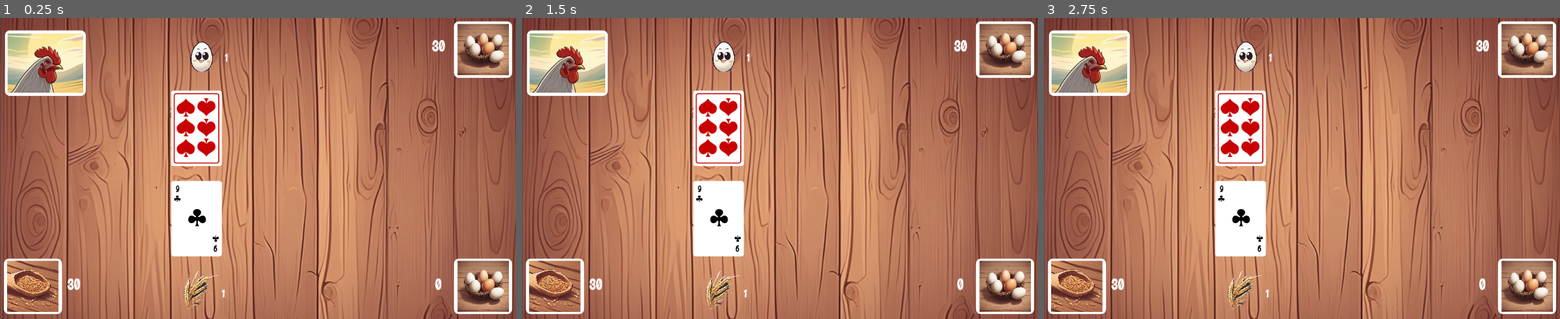
Above: before the commit, frames 1-3 (left to right).
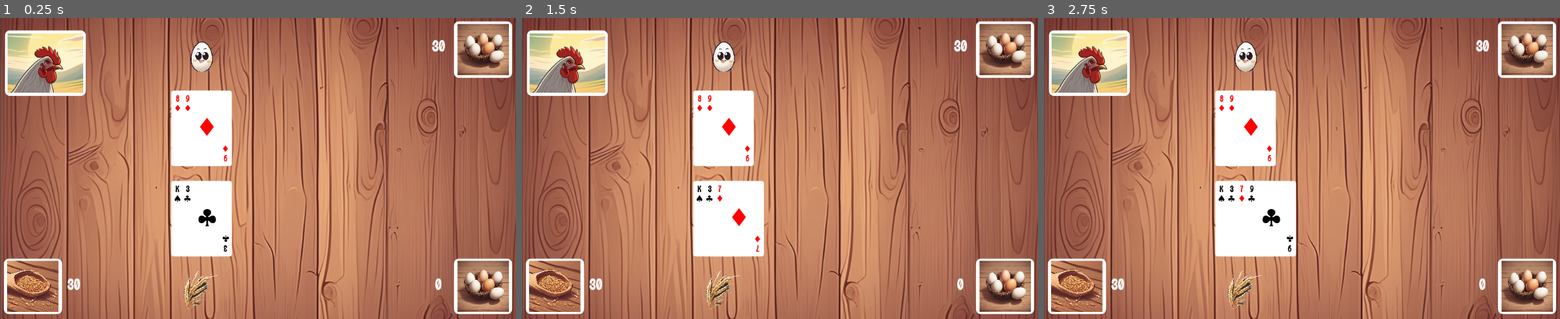
Above: after the commit, the same moments.

Repository: yakushev85/BlackJackWithChicken
Game: Godot game, scene res://GameTable.tscn
The game is run twice, just before and just after one commit, with the same random seed, the same clock (stepped at 60 frames per second) and the same inputs.
Inputs (mouse positions are in pixels of both pictures, inside the frame that each line leads up to):
- Up to frame 1 (0.25 s): no input
- Up to frame 2 (1.5 s): tap Enter at 0.5 s; move the mouse to (893, 153) at 0.52 s; click (893, 153) at 0.67 s; tap Space at 1.25 s; move the mouse to (676, 183) at 1.27 s; click (676, 183) at 1.42 s
- Up to frame 3 (2.75 s): tap Enter at 2 s; move the mouse to (1353, 102) at 2.02 s; click (1353, 102) at 2.17 s

The runs differ from the first frame. In frame 1, 2.4% of the frame differs, in the area x 33-45%, y 11-93%; in frame 2, 3.0%; in frame 3, 3.4%, in the area x 33-49%, y 11-93%.

Commit message:
add basic logic

Diff:
--- a/app/GameTable.gd
+++ b/app/GameTable.gd
@@ -1,9 +1,112 @@
 extends Node2D
 
+export (PackedScene) var card_item_type
+export (PackedScene) var player_bid_item_type
+export (PackedScene) var chicken_bid_item_type
+
+var ALL_PREVAL = ["A", "2", "3", "4", "5", "6", "7", "8", "9", "10", "J", "Q", "K"]
+var ALL_SYM = ["1", "2", "c", "s"]
+
+var deck_of_cardids = []
+var player_cards = []
+var chicken_cards = []
+
+var chicken_bid_value = 0
+var player_bid_value = 0
 
 func _ready():
-	$ChickenCardHolder/Card.generate_r()
-	$ChickenCardHolder/Card.set_bstatus(true)
+	randomize()
+	init_deck()
+	init_cards()
+	init_player_bids()
+	init_chicken_bids()
+	print(deck_of_cardids)
+	print(player_bid_value, ", ", chicken_bid_value)
 
-	$PlayerCardHolder/Card2.generate_r()
-	$PlayerCardHolder/Card2.set_bstatus(false)
+
+func init_deck():
+	for preval in ALL_PREVAL:
+		for sym in ALL_SYM:
+			deck_of_cardids.append(preval + ":" + sym)
+
+
+func get_card_from_deck():
+	var nextCardIndex = randi() % deck_of_cardids.size()
+	var nextCard = deck_of_cardids[nextCardIndex]
+	deck_of_cardids.remove(nextCardIndex)
+	return nextCard
+
+
+func add_card(card_holder, card_index, card_id):
+	var card = card_item_type.instance()
+	card.position.x = card_index*20
+	card.set_cardid(card_id)
+	card_holder.add_child(card)
+	# for debug set bstatus
+	card.set_bstatus(false)
+	return card
+
+
+func init_cards():
+	for i in range(2):
+		chicken_cards.append(add_card($ChickenCardHolder, i, get_card_from_deck()))
+		player_cards.append(add_card($PlayerCardHolder, i, get_card_from_deck()))
+
+
+func get_cards_sum(acards):
+	var asum = [0, ]
+
+	for icard in acards:
+		var card_val = icard.get_card_val()
+		for i in range(asum.size()):
+			asum[i] = asum[i] + card_val
+
+		if card_val == 11:
+			var tsum = []
+			for i in range(asum.size()):
+				tsum.append(asum[i] - 10)
+			asum.append_array(tsum)
+
+	var rsum = -1
+
+	for i in range(asum.size()):
+		if (asum[i] > rsum) and (asum[i] <= 21):
+			rsum = asum[i]
+
+	return rsum
+
+func add_bid(bid_holder, bid_index, bit_type):
+	var bid_item = bit_type.instance()
+	bid_item.position.x = bid_index*20
+	bid_holder.add_child(bid_item)
+
+
+func init_player_bids():
+	player_bid_value = 0
+	add_bid($PlayerBidHolder, 0, player_bid_item_type)
+	player_bid_value = player_bid_value + 1
+
+
+func init_chicken_bids():
+	chicken_bid_value = 0
+	add_bid($ChickenBidHolder, 0, chicken_bid_item_type)
+	chicken_bid_value = chicken_bid_value + 1
+
+
+func _input(event):
+	if event is InputEventMouseButton and not (event as InputEventMouseButton).is_pressed():
+		#(event.position.x, event.position.y)
+		var bidRectPosition = $ControlsUI/PlayerGrainsPanel.rect_global_position
+		var bidRectSize = $ControlsUI/PlayerGrainsPanel.rect_size
+
+		if player_bid_value < 5:
+			if (event.position.x >= bidRectPosition.x) and (event.position.y >= bidRectPosition.y) and (event.position.x <= bidRectPosition.x+bidRectSize.x) and (event.position.y <= bidRectPosition.y+bidRectSize.y):
+				add_bid($PlayerBidHolder, player_bid_value, player_bid_item_type)
+				player_bid_value = player_bid_value + 1
+				add_bid($ChickenBidHolder, chicken_bid_value, chicken_bid_item_type)
+				chicken_bid_value = chicken_bid_value + 1
+				print("added bids ", player_bid_value, " : ", chicken_bid_value)
+				return
+
+		if get_cards_sum(player_cards) >= 0:
+			player_cards.append(add_card($PlayerCardHolder, player_cards.size(), get_card_from_deck()))
--- a/app/GameTable.tscn
+++ b/app/GameTable.tscn
@@ -7,8 +7,8 @@
 [ext_resource path="res://assets/icon/eggs.png" type="Texture" id=5]
 [ext_resource path="res://Items/Card.tscn" type="PackedScene" id=6]
 [ext_resource path="res://GameTable.gd" type="Script" id=7]
-[ext_resource path="res://assets/icon/onegrain.png" type="Texture" id=8]
-[ext_resource path="res://assets/icon/funny_egg.png" type="Texture" id=9]
+[ext_resource path="res://Items/PlayerBid.tscn" type="PackedScene" id=8]
+[ext_resource path="res://Items/ChickenBid.tscn" type="PackedScene" id=9]
 
 [sub_resource type="StyleBoxFlat" id=2]
 bg_color = Color( 1, 1, 1, 1 )
@@ -21,16 +21,11 @@
 size = 30
 font_data = ExtResource( 4 )
 
-[sub_resource type="DynamicFont" id=3]
-size = 20
-font_data = ExtResource( 4 )
-
-[sub_resource type="DynamicFont" id=4]
-size = 20
-font_data = ExtResource( 4 )
-
 [node name="GameTable" type="Node2D"]
 script = ExtResource( 7 )
+card_item_type = ExtResource( 6 )
+player_bid_item_type = ExtResource( 8 )
+chicken_bid_item_type = ExtResource( 9 )
 
 [node name="WoodenBg" type="Sprite" parent="."]
 position = Vector2( 513, 500 )
@@ -119,46 +114,14 @@
 align = 1
 valign = 1
 
-[node name="PlayerBid" type="Node2D" parent="."]
+[node name="PlayerBidHolder" type="Node2D" parent="."]
+position = Vector2( 399, 540 )
 
-[node name="PlayerGrainBid" type="Sprite" parent="PlayerBid"]
-position = Vector2( 399, 540 )
-scale = Vector2( 0.1, 0.1 )
-texture = ExtResource( 8 )
-
-[node name="PlayerBidValue" type="Label" parent="PlayerBid"]
-margin_left = 424.0
-margin_top = 540.0
-margin_right = 464.0
-margin_bottom = 558.0
-custom_fonts/font = SubResource( 3 )
-text = "1"
-align = 1
-valign = 1
-
-[node name="ChickenBid" type="Node2D" parent="."]
-
-[node name="ChickenEggBid" type="Sprite" parent="ChickenBid"]
+[node name="ChickenBidHolder" type="Node2D" parent="."]
 position = Vector2( 400, 80 )
-scale = Vector2( 0.1, 0.1 )
-texture = ExtResource( 9 )
-
-[node name="ChickenBidValue" type="Label" parent="ChickenBid"]
-margin_left = 430.0
-margin_top = 70.0
-margin_right = 470.0
-margin_bottom = 88.0
-custom_fonts/font = SubResource( 4 )
-text = "1"
-align = 1
-valign = 1
 
 [node name="ChickenCardHolder" type="Node2D" parent="."]
 position = Vector2( 390, 220 )
 
-[node name="Card" parent="ChickenCardHolder" instance=ExtResource( 6 )]
-
 [node name="PlayerCardHolder" type="Node2D" parent="."]
 position = Vector2( 390, 400 )
-
-[node name="Card2" parent="PlayerCardHolder" instance=ExtResource( 6 )]
--- a/app/Items/Card.gd
+++ b/app/Items/Card.gd
@@ -1,14 +1,11 @@
 extends Node2D
-
-var ALL_PREVAL = ["A", "2", "3", "4", "5", "6", "7", "8", "9", "10", "J", "Q", "K"]
-var ALL_SYM = ["1", "2", "c", "s"]
 
 var RED_COLOR = Color("ff0000")
 var BLACK_COLOR = Color("000000")
 
 func _ready():
-	randomize()
 	set_bstatus(true)
+
 
 func set_card(preval, sym):
 	$Labels/BottomCardDigitLabel.text = preval
@@ -31,6 +28,7 @@
 		$Labels/TopCardSymLabel.add_color_override("font_color", BLACK_COLOR)
 		$Labels/CenterCardSymLabel.add_color_override("font_color", BLACK_COLOR)
 
+
 func set_bstatus(is_back):
 	if is_back:
 		$Labels.visible = false
@@ -39,14 +37,28 @@
 		$Labels.visible = true
 		$BackCard.visible = false
 
-func generate_r():
-	set_card(ALL_PREVAL[randi() % ALL_PREVAL.size()], ALL_SYM[randi() % ALL_SYM.size()])
 
 func get_preval():
 	return $Labels/TopCardDigitLabel.text
 
+
 func get_sym():
 	return $Labels/CenterCardSymLabel.text
 
+
 func get_cardid():
 	return get_preval() + ":" + get_sym()
+
+
+func set_cardid(cardid):
+	var rawStrArray = str(cardid).split(":")
+	set_card(rawStrArray[0], rawStrArray[1])
+
+func get_card_val():
+	var pval = get_preval()
+	if pval in ["J", "Q", "K"]:
+		return 10
+	elif pval == "A":
+		return 11
+	else:
+		return int(pval)
--- /dev/null
+++ b/app/Items/ChickenBid.tscn
@@ -0,0 +1,9 @@
+[gd_scene load_steps=2 format=2]
+
+[ext_resource path="res://assets/icon/funny_egg.png" type="Texture" id=1]
+
+[node name="ChickenBid" type="Node2D"]
+
+[node name="BidImage" type="Sprite" parent="."]
+scale = Vector2( 0.1, 0.1 )
+texture = ExtResource( 1 )
--- /dev/null
+++ b/app/Items/PlayerBid.tscn
@@ -0,0 +1,9 @@
+[gd_scene load_steps=2 format=2]
+
+[ext_resource path="res://assets/icon/onegrain.png" type="Texture" id=1]
+
+[node name="PlayerBid" type="Node2D"]
+
+[node name="BidImage" type="Sprite" parent="."]
+scale = Vector2( 0.1, 0.1 )
+texture = ExtResource( 1 )
Not shown: 1 places in app/GameTable.tscn that only renumber resources
